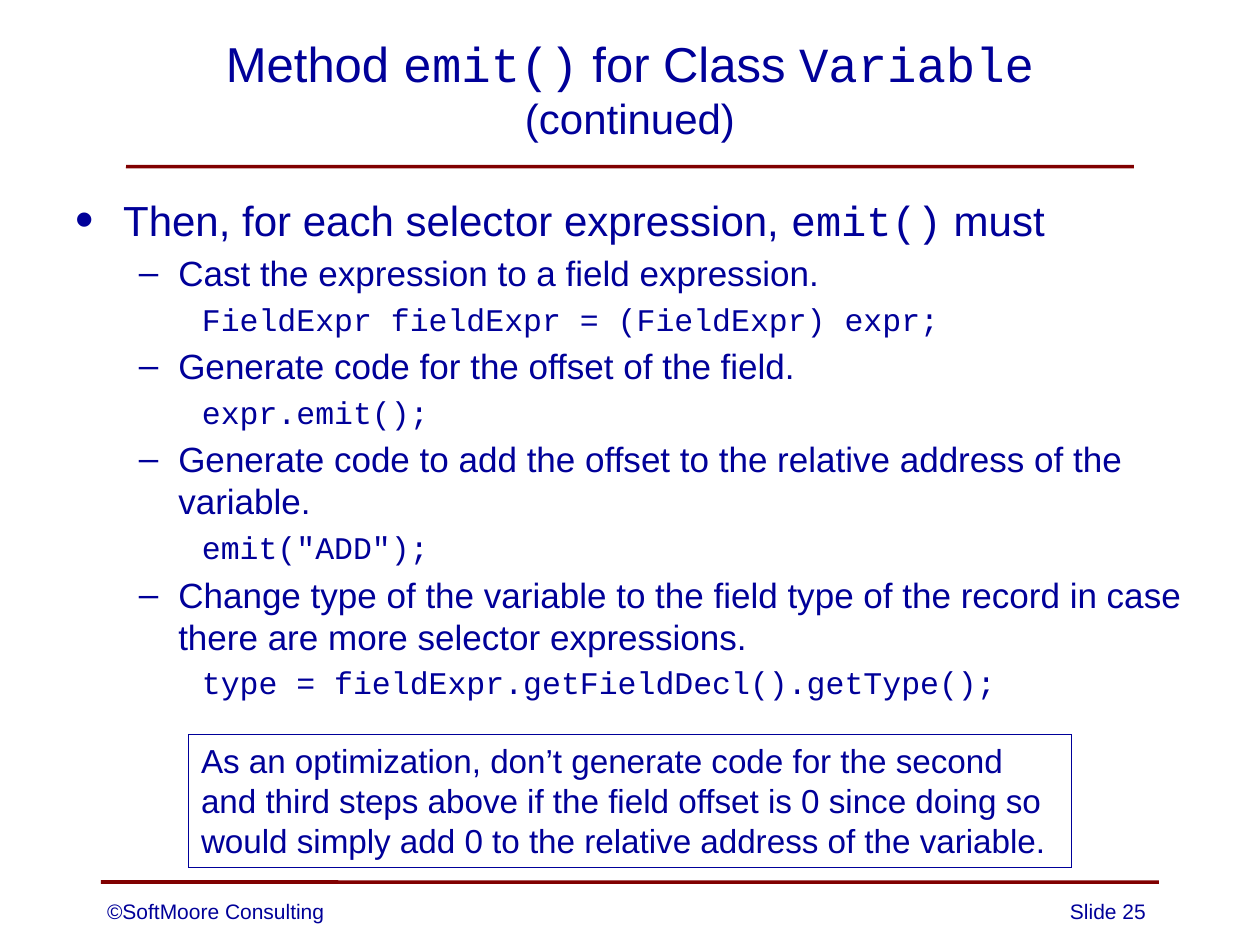
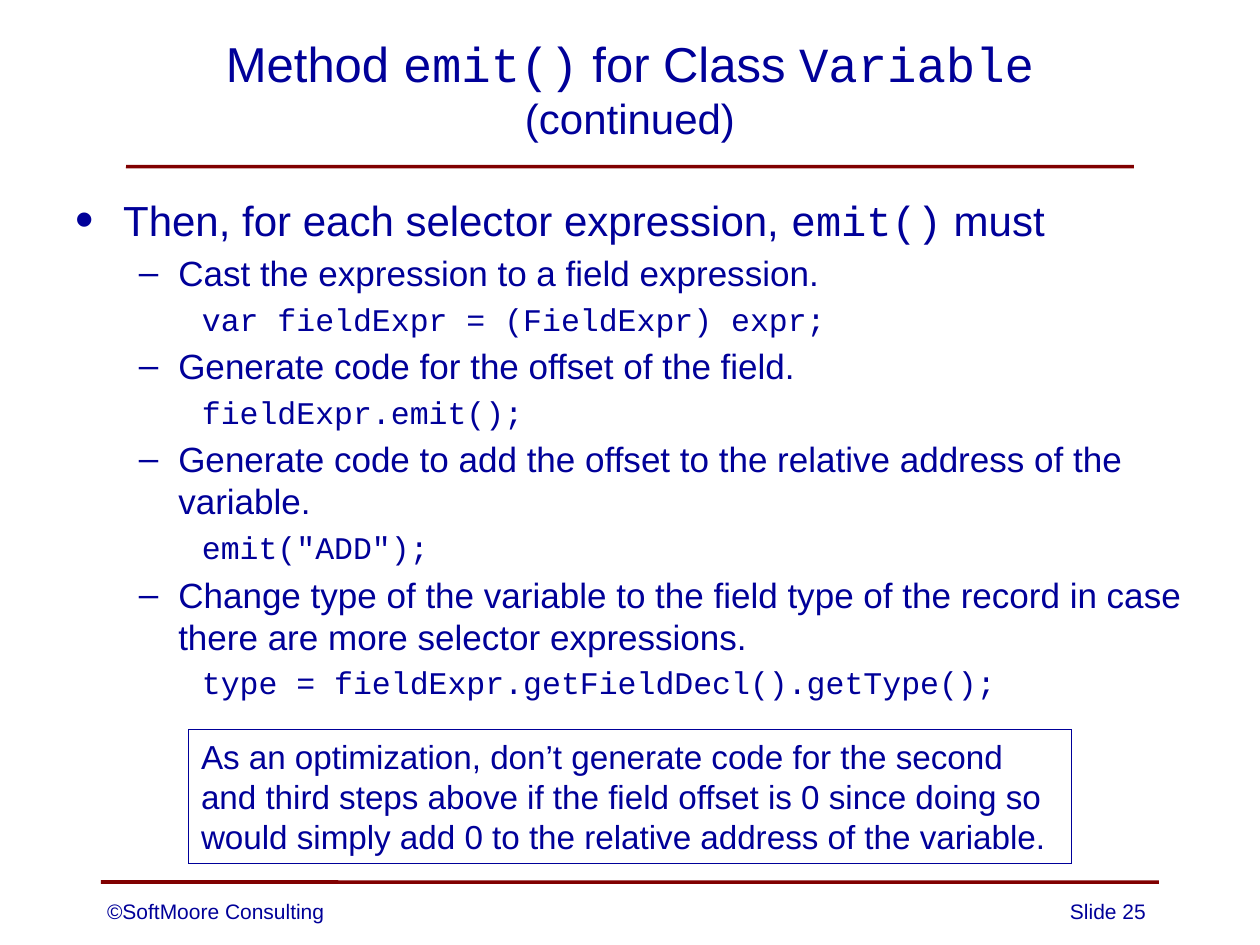
Before and after one commit to SoftMoore/CPRL-Java-3rd, a slide deck: slide 25 of PowerPoints/16 - Records.pptx. Drawn at 1260x945 pixels with LibreOffice and Linux fonts; fonts in the diff are those of the drawing. Boxes give left, top, right and bottom in pixels: in the first picture for what was removed or moved away, otherwise in the second. Text is boxed around its words. In the diff, an @@ line names an element or a change of style, - is before the commit and + after.

```diff
--- a/PowerPoints/16 - Records.pptx
+++ b/PowerPoints/16 - Records.pptx
@@ text at [202, 308, 825, 338]: text changed @@
-    FieldExpr fieldExpr = (FieldExpr) expr;
+    var fieldExpr = (FieldExpr) expr;
@@ text at [202, 401, 523, 431]: text changed @@
-    expr.emit();
+    fieldExpr.emit();
@@ rectangle "As an optimization, don’t generate ...": place and size @@
-rectangle "As an optimization, don’t generate ..." at [189, 735, 1072, 868]
+rectangle "As an optimization, don’t generate ..." at [189, 730, 1072, 863]
```
Also in this commit, not shown: 3 other slides changed.
